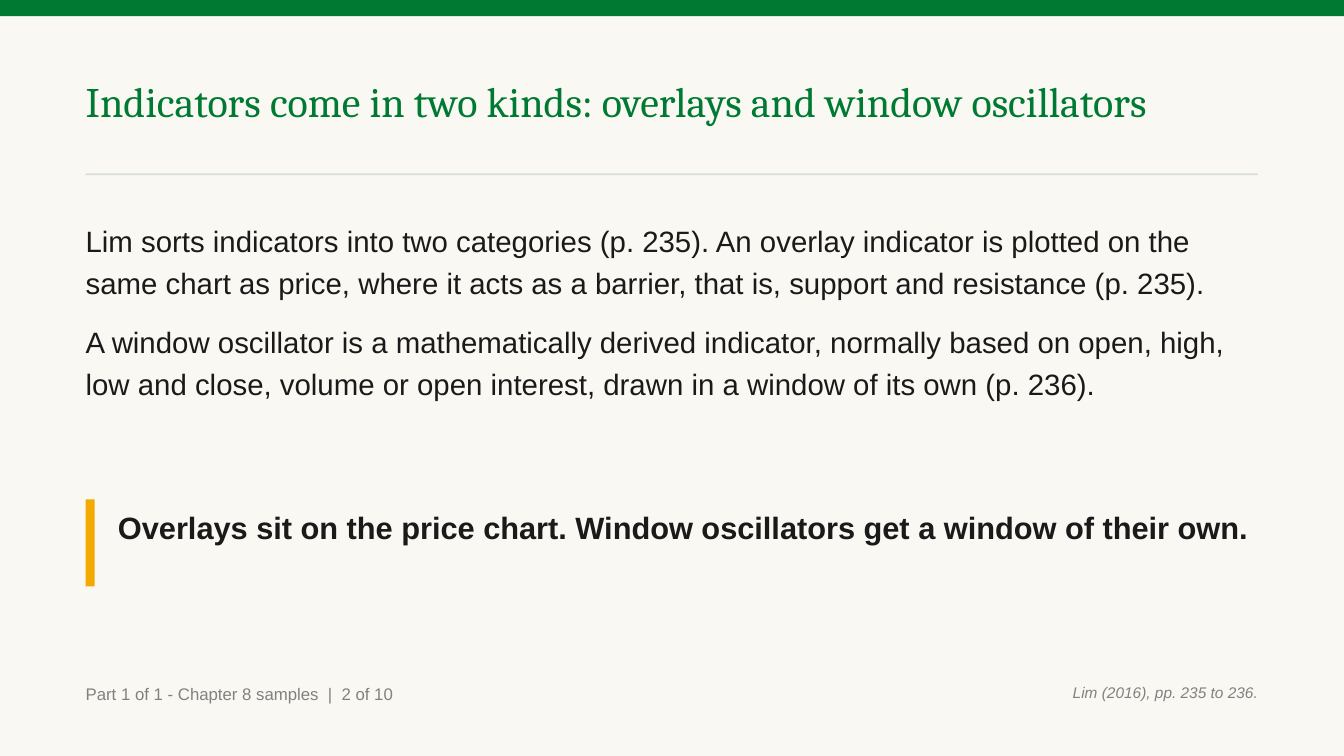
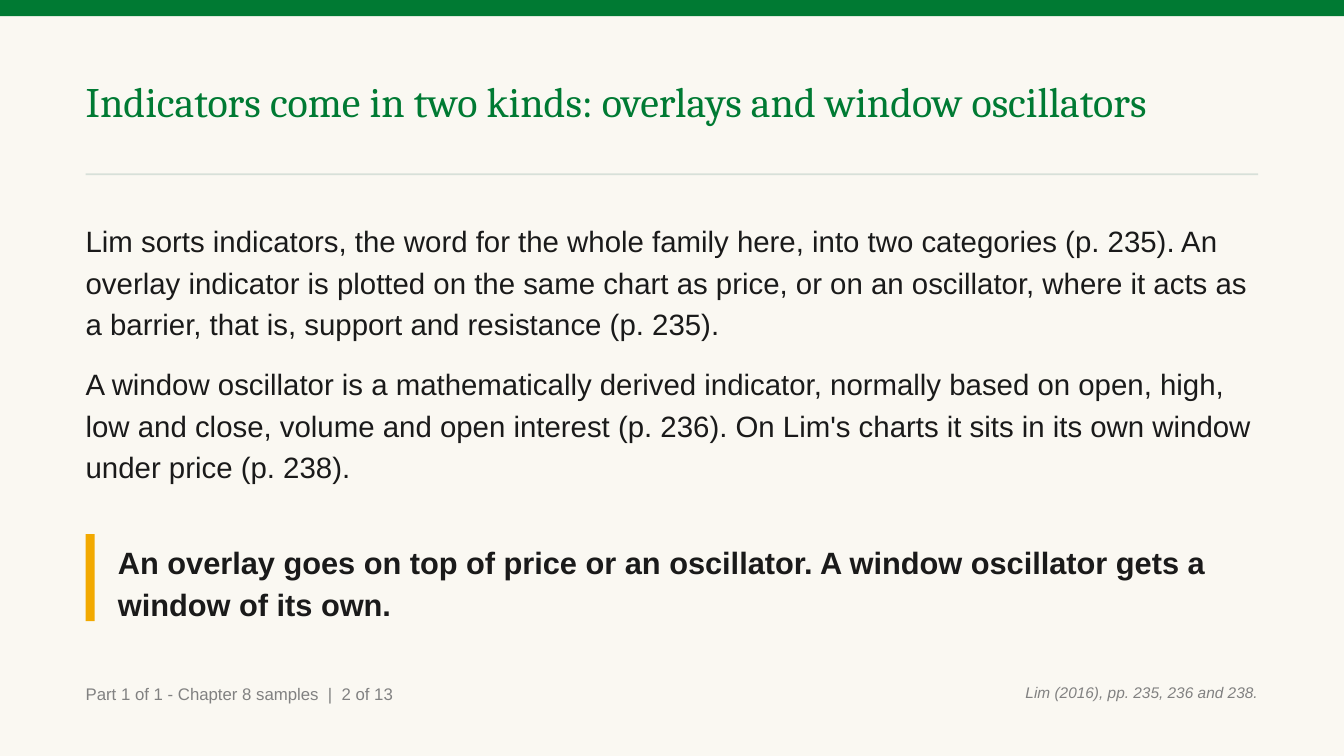
Before and after one commit to benjiesotelo-sudo/Telos_FIN1209, a slide deck: slide 4 of chapter-08/FIN1209-Chapter-08.pptx. Drawn at 1344x756 pixels with LibreOffice and Linux fonts; fonts in the diff are those of the drawing. Boxes give left, top, right and bottom in pixels: in the first picture for what was removed or moved away, otherwise in the second. Text is boxed around its words. In the diff, an @@ line names an element or a change of style, - is before the commit and + after.

Commit message:
Chapter 8 samples: fresh-read fixes (14 bars drawn, marks on the bar, reference slides, plain wording, one answer typeface)

```diff
--- a/chapter-08/FIN1209-Chapter-08.pptx
+++ b/chapter-08/FIN1209-Chapter-08.pptx
@@ text at [86,230,1250,484]: text changed @@
-Lim sorts indicators into two categories (p. 235). An overlay indicator is plotted on the same chart as price, where it acts as a barrier, that is, support and resistance (p. 235).
-A window oscillator is a mathematically derived indicator, normally based on open, high, low and close, volume or open interest, drawn in a window of its own (p. 236).
+Lim sorts indicators, the word for the whole family here, into two categories (p. 235). An overlay indicator is plotted on the same chart as price, or on an oscillator, where it acts as a barrier, that is, support and resistance (p. 235).
+A window oscillator is a mathematically derived indicator, normally based on open, high, low and close, volume and open interest (p. 236). On Lim's charts it sits in its own window under price (p. 238).
@@ rectangle: place and size @@
-rectangle at [86,499,95,586]
+rectangle at [86,534,95,621]
@@ text at [118,551,1205,617]: text changed @@
-Overlays sit on the price chart. Window oscillators get a window of their own.
+An overlay goes on top of price or an oscillator. A window oscillator gets a window of its own.
@@ text at [86,688,393,704]: text changed @@
-Part 1 of 1 - Chapter 8 samples | 2 of 10
+Part 1 of 1 - Chapter 8 samples | 2 of 13
@@ text at [1025,687,1258,701]: text changed @@
-Lim (2016), pp. 235 to 236.
+Lim (2016), pp. 235, 236 and 238.
```
Also in this commit, not shown: 13 other slides changed, 3 slides added, 4 other files.
